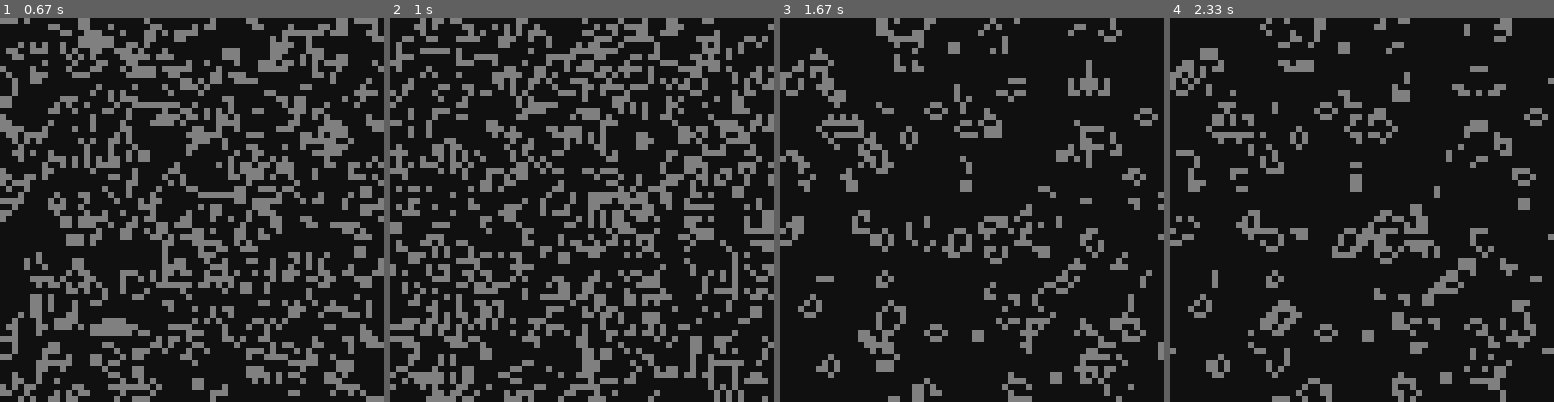
Above: before the commit, frames 1-4 (left to right).
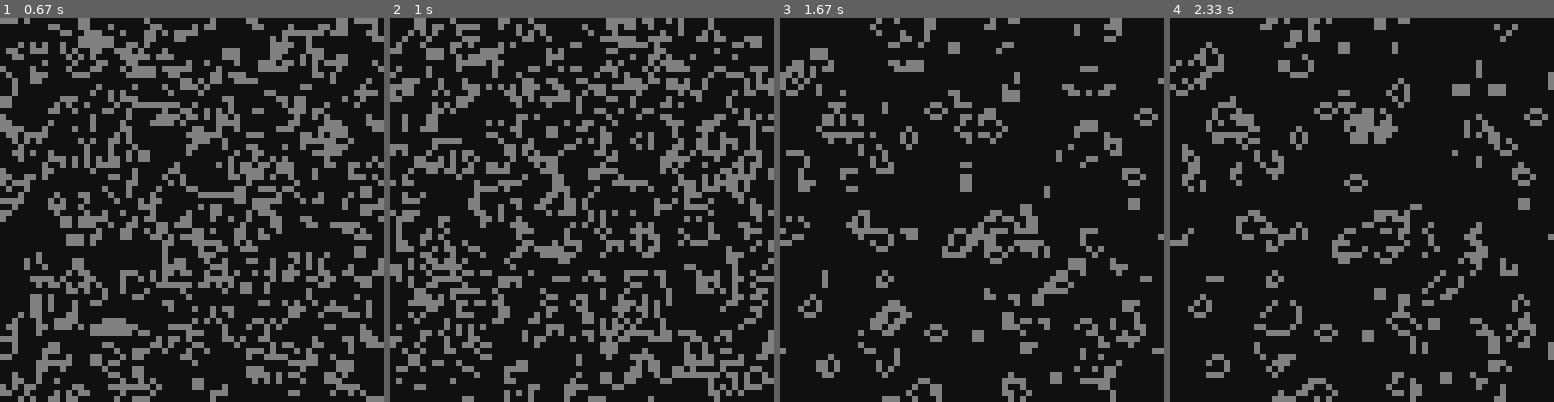
Above: after the commit, the same moments.

Repository: francucelo/pygame-of-life
Game: pygame game, started from pygame_of_life.py
Two runs of this game, one before a commit and one after it. Both use one fixed random seed, a clock stepped at 60 frames per second and the inputs below.
Inputs:
- Up to frame 1 (0.67 s): tap Space at 0.33 s
- Up to frame 2 (1 s): tap C at 0.67 s
- Up to frame 3 (1.67 s): tap F at 1 s; tap Space at 1.37 s
- Up to frame 4 (2.33 s): tap Enter at 1.7 s

Frame 1 is identical in both runs. In frame 2, 29% of the frame differs, in the area x 0-100%, y 0-100%; in frame 3, 9.6%; in frame 4, 10%.

Commit message:
Update pygame_of_life.py

Diff:
--- a/pygame_of_life.py
+++ b/pygame_of_life.py
@@ -147,9 +147,7 @@
                         paused = True
                 else:
                     history.add(current_hash)
-                    grid = update_grid(grid)
-            else:
-                grid = update_grid(grid)
+            grid = update_grid(grid)
         else:
             # Draw and erase cells with mouse
             mouse_pressed = pygame.mouse.get_pressed()
